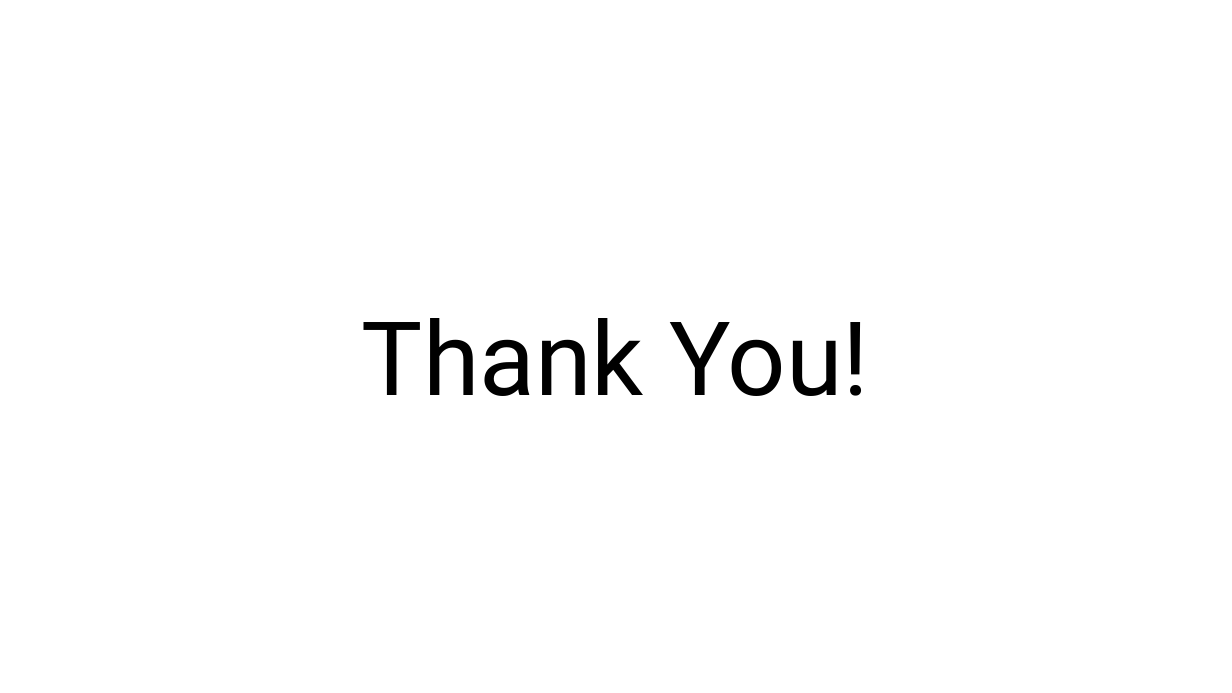
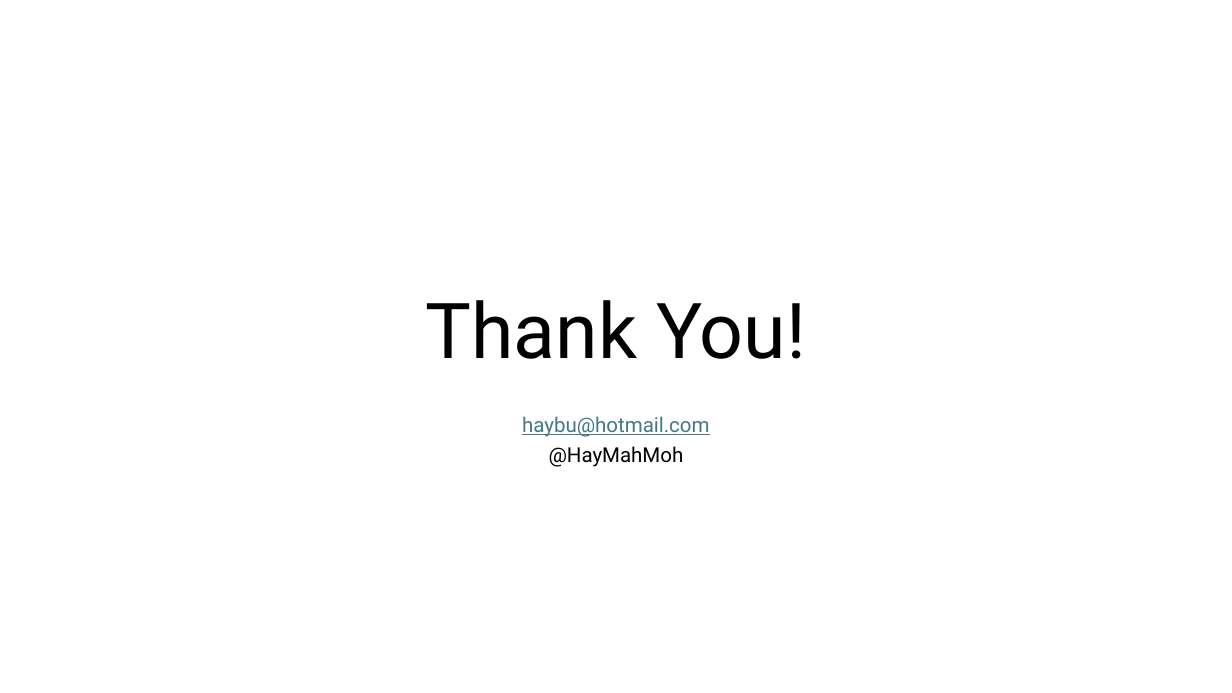
Before and after one commit to Haybu/NCU_CISCON_Conference_2024, a slide deck: slide 14 of wxai-conference_workshop_light.pptx. Drawn at 1232x693 pixels with LibreOffice and Linux fonts; fonts in the diff are those of the drawing. Boxes give left, top, right and bottom in pixels: in the first picture for what was removed or moved away, otherwise in the second. Text is boxed around its words. In the diff, an @@ line names an element or a change of style, - is before the commit and + after.

```diff
--- a/wxai-conference_workshop_light.pptx
+++ b/wxai-conference_workshop_light.pptx
@@ text at [426, 300, 806, 359]: size 80 to 60 pt in "Thank You!"; line spacing 0.9 to 0.7 @@
@@ text at [522, 416, 709, 467]: paragraphs added @@
+haybu@hotmail.com
+@HayMahMoh
```
Also in this commit, not shown: 8 other slides changed, 2 other files.
